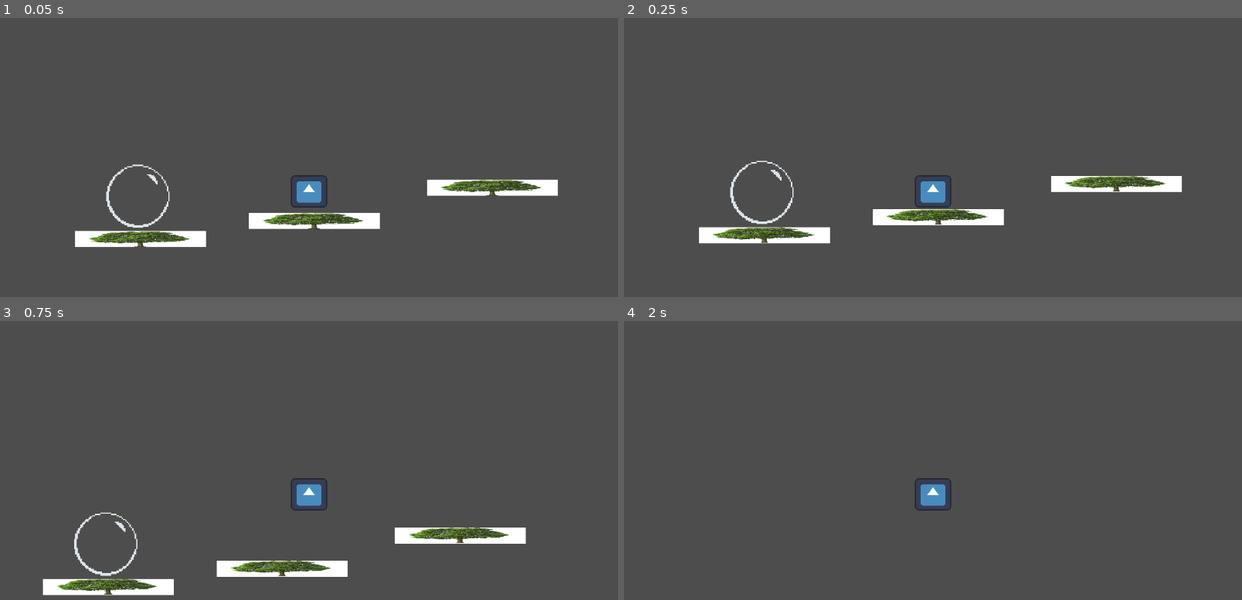
Above: before the commit, frames 1-4 (two rows, left to right).
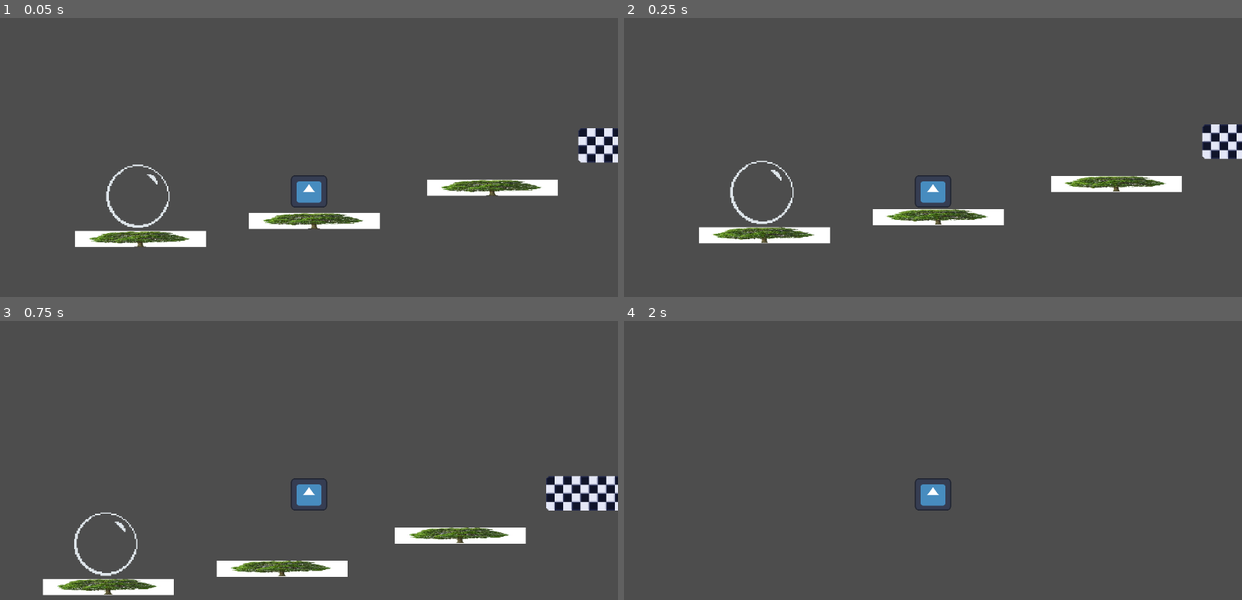
Above: after the commit, the same moments.

Repository: home-gamejam/global-gamejam-202501
Game: Godot game, scene res://main.tscn
The game is run twice, just before and just after one commit, with the same random seed, the same clock (stepped at 60 frames per second) and the same inputs. The engine's default icon, where the game draws it, is replaced by a stand-in: a white triangle on a blue panel in a dark square.
Inputs:
- Up to frame 1 (0.05 s): no input
- Up to frame 2 (0.25 s): no input
- Up to frame 3 (0.75 s): tap Enter (ui_accept) at 0.5 s; hold Right (ui_right) from 0.53 s (still down)
- Up to frame 4 (2 s): keep holding Right (ui_right); tap Enter (ui_accept) at 0.77, 1.52 s

The runs differ from the first frame. In frame 1, 0.8% of the frame differs, in the area x 93-100%, y 39-52%; in frame 2, 0.8%; in frame 3, 1.4%, in the area x 88-100%, y 55-68%; in frame 4, nothing differs.

Commit message:
autotiless

Diff:
--- a/bubble/main.tscn
+++ b/bubble/main.tscn
@@ -1,8 +1,117 @@
-[gd_scene load_steps=4 format=3 uid="uid://bla5rl26tytpu"]
+[gd_scene load_steps=7 format=3 uid="uid://bla5rl26tytpu"]
 
 [ext_resource type="PackedScene" uid="uid://b82tr7qqok556" path="res://bubble boy.tscn" id="1_vqxvr"]
 [ext_resource type="PackedScene" uid="uid://dpqtmlocinnwm" path="res://wood.tscn" id="2_ypeq0"]
-[ext_resource type="PackedScene" uid="uid://c4yolkw8rasio" path="res://area_2d.tscn" id="3_opy8k"]
+[ext_resource type="PackedScene" path="res://area_2d.tscn" id="3_opy8k"]
+[ext_resource type="Texture2D" uid="uid://7ohdy1fkf6r8" path="res://sprites/tilesBathroom.png" id="4_amwue"]
+
+[sub_resource type="TileSetAtlasSource" id="TileSetAtlasSource_he4ii"]
+resource_name = "bathroom"
+texture = ExtResource("4_amwue")
+0:0/0 = 0
+0:0/0/terrain_set = 0
+0:0/0/terrain = 0
+0:0/0/terrains_peering_bit/right_side = 0
+0:0/0/terrains_peering_bit/bottom_right_corner = 0
+0:0/0/terrains_peering_bit/bottom_side = 0
+1:0/0 = 0
+1:0/0/terrain_set = 0
+1:0/0/terrain = 0
+1:0/0/terrains_peering_bit/right_side = 0
+1:0/0/terrains_peering_bit/bottom_right_corner = 0
+1:0/0/terrains_peering_bit/bottom_side = 0
+1:0/0/terrains_peering_bit/bottom_left_corner = 0
+1:0/0/terrains_peering_bit/left_side = 0
+2:0/0 = 0
+2:0/0/terrain_set = 0
+2:0/0/terrain = 0
+2:0/0/terrains_peering_bit/bottom_side = 0
+2:0/0/terrains_peering_bit/bottom_left_corner = 0
+2:0/0/terrains_peering_bit/left_side = 0
+3:0/0 = 0
+3:0/0/terrain_set = 0
+3:0/0/terrain = 0
+3:0/0/terrains_peering_bit/bottom_side = 0
+0:1/0 = 0
+0:1/0/terrain_set = 0
+0:1/0/terrain = 0
+0:1/0/terrains_peering_bit/right_side = 0
+0:1/0/terrains_peering_bit/bottom_right_corner = 0
+0:1/0/terrains_peering_bit/bottom_side = 0
+0:1/0/terrains_peering_bit/top_side = 0
+0:1/0/terrains_peering_bit/top_right_corner = 0
+1:1/0 = 0
+1:1/0/terrain_set = 0
+1:1/0/terrain = 0
+1:1/0/terrains_peering_bit/right_side = 0
+1:1/0/terrains_peering_bit/bottom_right_corner = 0
+1:1/0/terrains_peering_bit/bottom_side = 0
+1:1/0/terrains_peering_bit/bottom_left_corner = 0
+1:1/0/terrains_peering_bit/left_side = 0
+1:1/0/terrains_peering_bit/top_left_corner = 0
+1:1/0/terrains_peering_bit/top_side = 0
+1:1/0/terrains_peering_bit/top_right_corner = 0
+2:1/0 = 0
+2:1/0/terrain_set = 0
+2:1/0/terrain = 0
+2:1/0/terrains_peering_bit/bottom_side = 0
+2:1/0/terrains_peering_bit/bottom_left_corner = 0
+2:1/0/terrains_peering_bit/left_side = 0
+2:1/0/terrains_peering_bit/top_left_corner = 0
+2:1/0/terrains_peering_bit/top_side = 0
+3:1/0 = 0
+3:1/0/terrain_set = 0
+3:1/0/terrain = 0
+3:1/0/terrains_peering_bit/bottom_side = 0
+3:1/0/terrains_peering_bit/top_side = 0
+0:2/0 = 0
+0:2/0/terrain_set = 0
+0:2/0/terrain = 0
+0:2/0/terrains_peering_bit/right_side = 0
+0:2/0/terrains_peering_bit/top_side = 0
+0:2/0/terrains_peering_bit/top_right_corner = 0
+1:2/0 = 0
+1:2/0/terrain_set = 0
+1:2/0/terrain = 0
+1:2/0/terrains_peering_bit/right_side = 0
+1:2/0/terrains_peering_bit/left_side = 0
+1:2/0/terrains_peering_bit/top_left_corner = 0
+1:2/0/terrains_peering_bit/top_side = 0
+1:2/0/terrains_peering_bit/top_right_corner = 0
+2:2/0 = 0
+2:2/0/terrain_set = 0
+2:2/0/terrain = 0
+2:2/0/terrains_peering_bit/left_side = 0
+2:2/0/terrains_peering_bit/top_left_corner = 0
+2:2/0/terrains_peering_bit/top_side = 0
+3:2/0 = 0
+3:2/0/terrain_set = 0
+3:2/0/terrain = 0
+3:2/0/terrains_peering_bit/top_side = 0
+0:3/0 = 0
+0:3/0/terrain_set = 0
+0:3/0/terrain = 0
+0:3/0/terrains_peering_bit/right_side = 0
+1:3/0 = 0
+1:3/0/terrain_set = 0
+1:3/0/terrain = 0
+1:3/0/terrains_peering_bit/right_side = 0
+1:3/0/terrains_peering_bit/left_side = 0
+2:3/0 = 0
+2:3/0/terrain_set = 0
+2:3/0/terrain = 0
+2:3/0/terrains_peering_bit/left_side = 0
+3:3/0 = 0
+3:3/0/terrain_set = 0
+3:3/0/terrain = 0
+
+[sub_resource type="TileSet" id="TileSet_7aw4c"]
+physics_layer_0/collision_layer = 3
+physics_layer_0/collision_mask = 3
+terrain_set_0/mode = 0
+terrain_set_0/terrain_0/name = "bathroom"
+terrain_set_0/terrain_0/color = Color(1, 0.95, 0, 1)
+sources/0 = SubResource("TileSetAtlasSource_he4ii")
 
 [node name="main" type="Node2D"]
 texture_filter = 1
@@ -23,3 +132,9 @@
 position = Vector2(-162, 17)
 
 [node name="Area2D" parent="." instance=ExtResource("3_opy8k")]
+
+[node name="TileMap" type="TileMap" parent="."]
+tile_set = SubResource("TileSet_7aw4c")
+format = 2
+layer_0/name = "groundL"
+layer_0/tile_data = PackedInt32Array(-131051, 131072, 2, -196587, 131072, 0, -131052, 65536, 2, -196588, 65536, 0, -131053, 65536, 2, -196589, 65536, 0, -131054, 65536, 2, -196590, 65536, 0, -131055, 65536, 2, -196591, 65536, 0, -131056, 0, 2, -196592, 0, 0)
